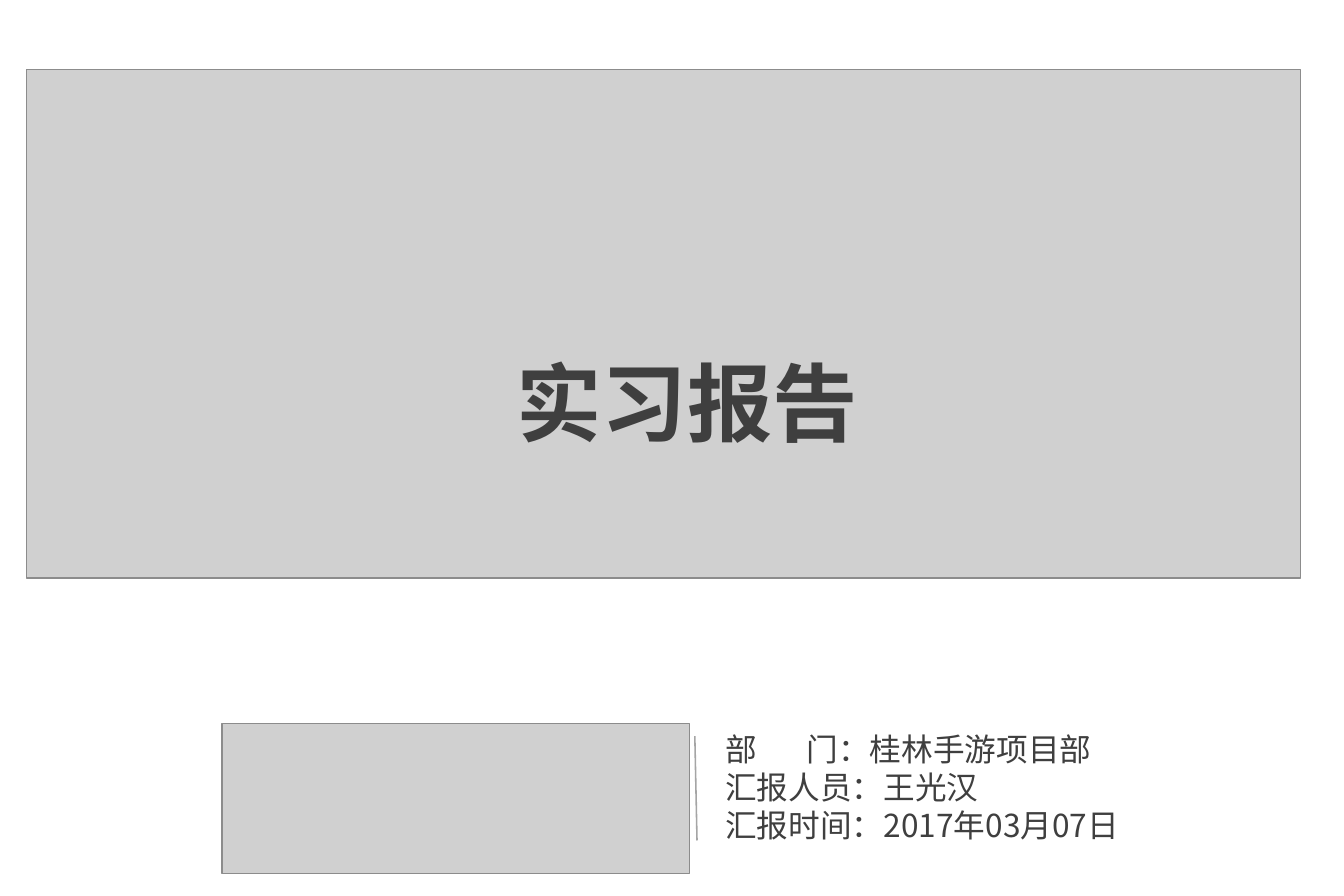
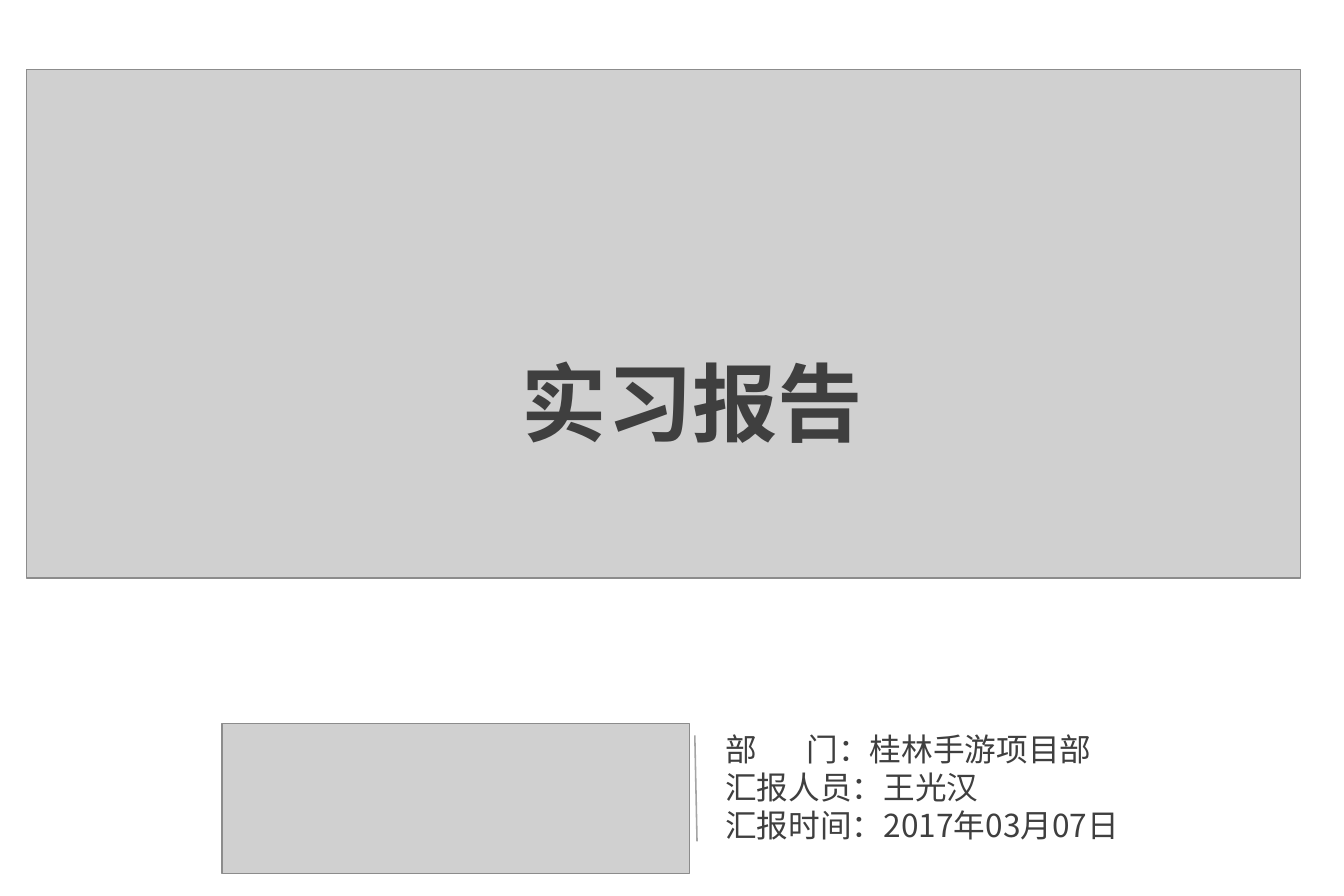
Before and after one commit to GitHubNull/linux_elf_analyze, a slide deck: slide 1 of 2017实习总结报告.ppt. Drawn at 1344x896 pixels with LibreOffice and Linux fonts; fonts in the diff are those of the drawing; grey boxes stand for pictures; background and template pictures are left out. Boxes give left, top, right and bottom in pixels: in the first picture for what was removed or moved away, otherwise in the second. Text is boxed around its words. In the diff, an @@ line names an element or a change of style, - is before the commit and + after.

```diff
--- a/2017实习总结报告.ppt
+++ b/2017实习总结报告.ppt
@@ text "实习报告": place and size @@
-text "实习报告" at (517, 361, 858, 443)
+text "实习报告" at (522, 361, 863, 443)
```
Also in this commit, not shown: 5 other slides changed.
